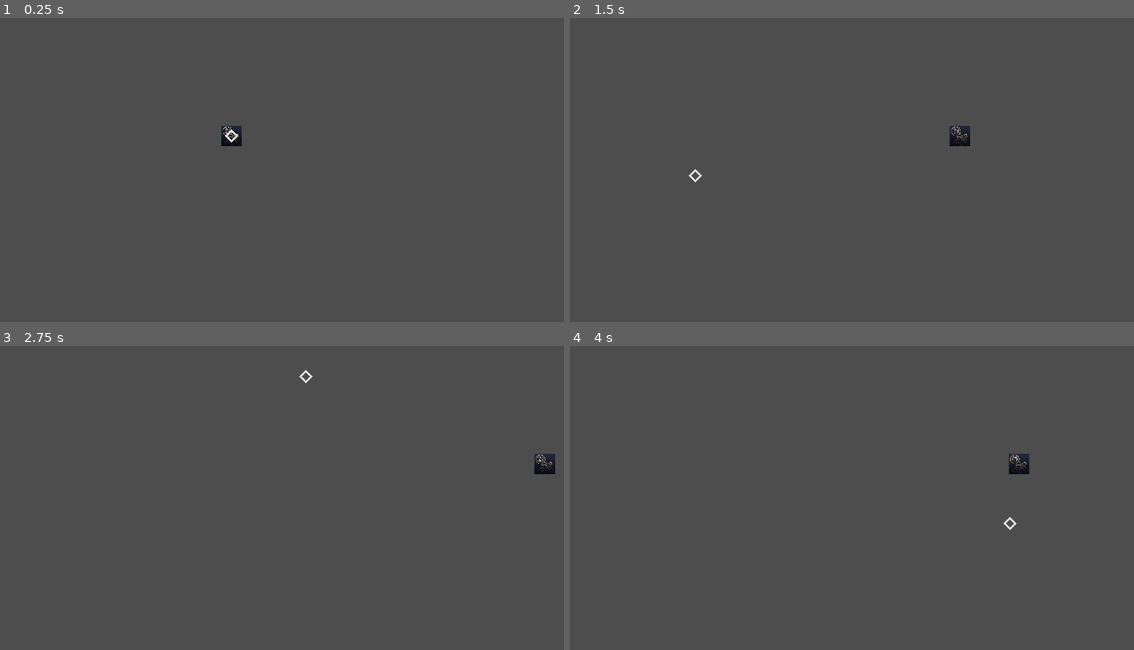
Above: before the commit, frames 1-4 (two rows, left to right).
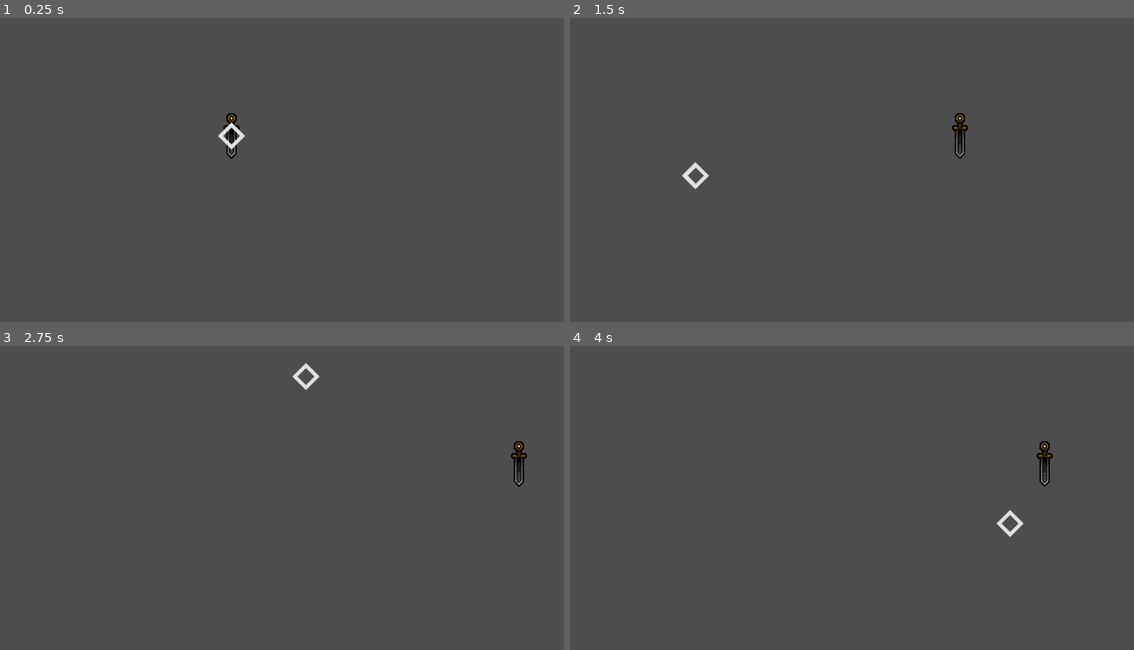
Above: after the commit, the same moments.

Repository: TheRealComedian/sam-pj16
Game: Godot game, scene res://scenes/game.tscn
The game is run twice, just before and just after one commit, with the same random seed, the same clock (stepped at 60 frames per second) and the same inputs.
Inputs (mouse positions are in pixels of both pictures, inside the frame that each line leads up to):
- Up to frame 1 (0.25 s): no input
- Up to frame 2 (1.5 s): tap Enter at 0.5 s; move the mouse to (959, 115) at 0.52 s; hold D (move_right) 0.53-1.25 s; hold Ctrl 0.53-1.25 s; click (959, 115) at 0.67 s; drag from (660, 154) to (767, 215) at 1.27 s
- Up to frame 3 (2.75 s): tap Space at 2 s; move the mouse to (304, 376) at 2.02 s; hold D (move_right) from 2.03 s (still down); tap Z at 2.1 s
- Up to frame 4 (4 s): release D (move_right) at 2.75 s; drag from (767, 543) to (586, 403) at 2.77 s; tap Enter at 3.5 s; move the mouse to (1015, 522) at 3.52 s; hold A (move_left) from 3.53 s (still down); tap Tab at 3.6 s

The runs differ from the first frame. In frame 1, 0.4% of the frame differs, in the area x 38-44%, y 31-47%; in frame 2, 0.5%; in frame 3, 0.7%, in the area x 51-99%, y 5-47%; in frame 4, 0.7%.

Commit message:
changed: camera positioning and sizing screen properties (windowed, half resolution) player.gd movement
added:
controller movement support
current sprite sheets
player.gd momentum system (for interlacing position)

Diff:
--- a/project.godot
+++ b/project.godot
@@ -37,10 +37,9 @@
 
 [display]
 
-window/size/viewport_width=1920
-window/size/viewport_height=1080
-window/size/mode=2
-window/size/initial_position_type=2
+window/size/viewport_width=960
+window/size/viewport_height=540
+window/size/initial_position_type=0
 window/size/resizable=false
 
 [editor_plugins]
@@ -63,24 +62,32 @@
 "deadzone": 0.5,
 "events": [Object(InputEventKey,"resource_local_to_scene":false,"resource_name":"","device":-1,"window_id":0,"alt_press …(192 unchanged characters)…
 , Object(InputEventKey,"resource_local_to_scene":false,"resource_name":"","device":-1,"window_id":0,"alt_pressed":false …(186 unchanged characters)…
+, Object(InputEventJoypadButton,"resource_local_to_scene":false,"resource_name":"","device":-1,"button_index":11,"pressure":0.0,"pressed":true,"script":null)
+, Object(InputEventJoypadMotion,"resource_local_to_scene":false,"resource_name":"","device":-1,"axis":1,"axis_value":-1.0,"script":null)
 ]
 }
 move_down={
 "deadzone": 0.5,
 "events": [Object(InputEventKey,"resource_local_to_scene":false,"resource_name":"","device":-1,"window_id":0,"alt_press …(192 unchanged characters)…
 , Object(InputEventKey,"resource_local_to_scene":false,"resource_name":"","device":-1,"window_id":0,"alt_pressed":false …(186 unchanged characters)…
+, Object(InputEventJoypadButton,"resource_local_to_scene":false,"resource_name":"","device":-1,"button_index":12,"pressure":0.0,"pressed":true,"script":null)
+, Object(InputEventJoypadMotion,"resource_local_to_scene":false,"resource_name":"","device":-1,"axis":1,"axis_value":1.0,"script":null)
 ]
 }
 move_left={
 "deadzone": 0.5,
 "events": [Object(InputEventKey,"resource_local_to_scene":false,"resource_name":"","device":-1,"window_id":0,"alt_press …(191 unchanged characters)…
 , Object(InputEventKey,"resource_local_to_scene":false,"resource_name":"","device":-1,"window_id":0,"alt_pressed":false …(186 unchanged characters)…
+, Object(InputEventJoypadButton,"resource_local_to_scene":false,"resource_name":"","device":-1,"button_index":13,"pressure":0.0,"pressed":true,"script":null)
+, Object(InputEventJoypadMotion,"resource_local_to_scene":false,"resource_name":"","device":-1,"axis":0,"axis_value":-1.0,"script":null)
 ]
 }
 move_right={
 "deadzone": 0.5,
 "events": [Object(InputEventKey,"resource_local_to_scene":false,"resource_name":"","device":-1,"window_id":0,"alt_press …(192 unchanged characters)…
 , Object(InputEventKey,"resource_local_to_scene":false,"resource_name":"","device":-1,"window_id":0,"alt_pressed":false …(186 unchanged characters)…
+, Object(InputEventJoypadButton,"resource_local_to_scene":false,"resource_name":"","device":-1,"button_index":14,"pressure":0.0,"pressed":true,"script":null)
+, Object(InputEventJoypadMotion,"resource_local_to_scene":false,"resource_name":"","device":-1,"axis":0,"axis_value":1.0,"script":null)
 ]
 }
 
--- a/scenes/entities/player/player.gd
+++ b/scenes/entities/player/player.gd
@@ -1,7 +1,9 @@
 class_name Player extends CharacterBody2D
 
 @export var input_disabled: bool = false
-@export var movement_speed: int = 600
+@export var movement_speed: int = 300
+const momentum = 1200
+const friction = 600
 @onready var cursor: AnimatedSprite2D = $Cursor
 @onready var cursor_ray: RayCast2D = $CursorFacing
 
@@ -17,12 +19,12 @@
 		return
 	Global.player = self
 
-func _physics_process(_delta):
+func _physics_process(delta: float) -> void:
 	cursor.global_position = get_global_mouse_position()
 	# Placeholder visual to show what direction a weapon would be facing
 	cursor_ray.rotation = angle_to_cursor
 
+	var input_direction = Input.get_vector("move_left", "move_right", "move_up", "move_down")
 	if !input_disabled:
-		var input_direction = Input.get_vector("move_left", "move_right", "move_up", "move_down")
-		self.velocity = input_direction * movement_speed
-		move_and_slide()
+		self.velocity = velocity.move_toward(input_direction * movement_speed, momentum * delta)
+	move_and_slide()
--- a/scenes/entities/player/player.tscn
+++ b/scenes/entities/player/player.tscn
@@ -1,7 +1,7 @@
-[gd_scene load_steps=7 format=3 uid="uid://c4xyjdvy1qpyx"]
+[gd_scene load_steps=8 format=3 uid="uid://c4xyjdvy1qpyx"]
 
 [ext_resource type="Script" path="res://scenes/entities/player/player.gd" id="1_3evo7"]
-[ext_resource type="Texture2D" uid="uid://b1avblrivak0m" path="res://icon.png" id="2_2idmq"]
+[ext_resource type="Texture2D" uid="uid://c2mkp15l80a7l" path="res://Blade.png" id="2_pnhr1"]
 [ext_resource type="Texture2D" uid="uid://dk3rnrcrrw8yr" path="res://assets/godot/icons/State.png" id="3_sc85x"]
 [ext_resource type="PackedScene" uid="uid://8p244x1dnspa" path="res://scenes/components/health_component.tscn" id="4_758oi"]
 
@@ -20,19 +20,25 @@
 "speed": 5.0
 }]
 
+[sub_resource type="RectangleShape2D" id="RectangleShape2D_srh2y"]
+size = Vector2(22, 62)
+
 [node name="Player" type="CharacterBody2D"]
 motion_mode = 1
 script = ExtResource("1_3evo7")
 
 [node name="Sprite2D" type="Sprite2D" parent="."]
-scale = Vector2(0.142427, 0.142427)
-texture = ExtResource("2_2idmq")
+texture = ExtResource("2_pnhr1")
 
 [node name="Cursor" type="AnimatedSprite2D" parent="."]
 scale = Vector2(0.142427, 0.142427)
 sprite_frames = SubResource("SpriteFrames_momce")
+frame_progress = 0.716665
 
 [node name="CursorFacing" type="RayCast2D" parent="."]
-target_position = Vector2(128, 0)
+target_position = Vector2(64, 0)
 
 [node name="HealthComponent" parent="." instance=ExtResource("4_758oi")]
+
+[node name="CollisionShape2D" type="CollisionShape2D" parent="."]
+shape = SubResource("RectangleShape2D_srh2y")
--- a/scenes/game.tscn
+++ b/scenes/game.tscn
@@ -7,5 +7,9 @@
 script = ExtResource("1_ilbpj")
 
 [node name="Camera2D" type="Camera2D" parent="."]
+position = Vector2(480, 270)
 
 [node name="Player" parent="." instance=ExtResource("2_ie04y")]
+position = Vector2(480, 270)
+input_disabled = false
+movement_speed = 300
Binary file added: Blade Battlforme.png
Not shown, added: Blade Battlforme.png.import
Binary file added: Blade.png
Not shown, added: Blade.png.import
Binary file added: Inert Blade.png
Not shown, added: Inert Blade.png.import
Binary file added: Wisper Mote.png
Not shown, added: Wisper Mote.png.import
Binary file added: Wisper Sprite.png
Not shown, added: Wisper Sprite.png.import
Binary file added: Wisper-Sheet.png
Not shown, added: Wisper-Sheet.png.import
(and 2 more such lines)
